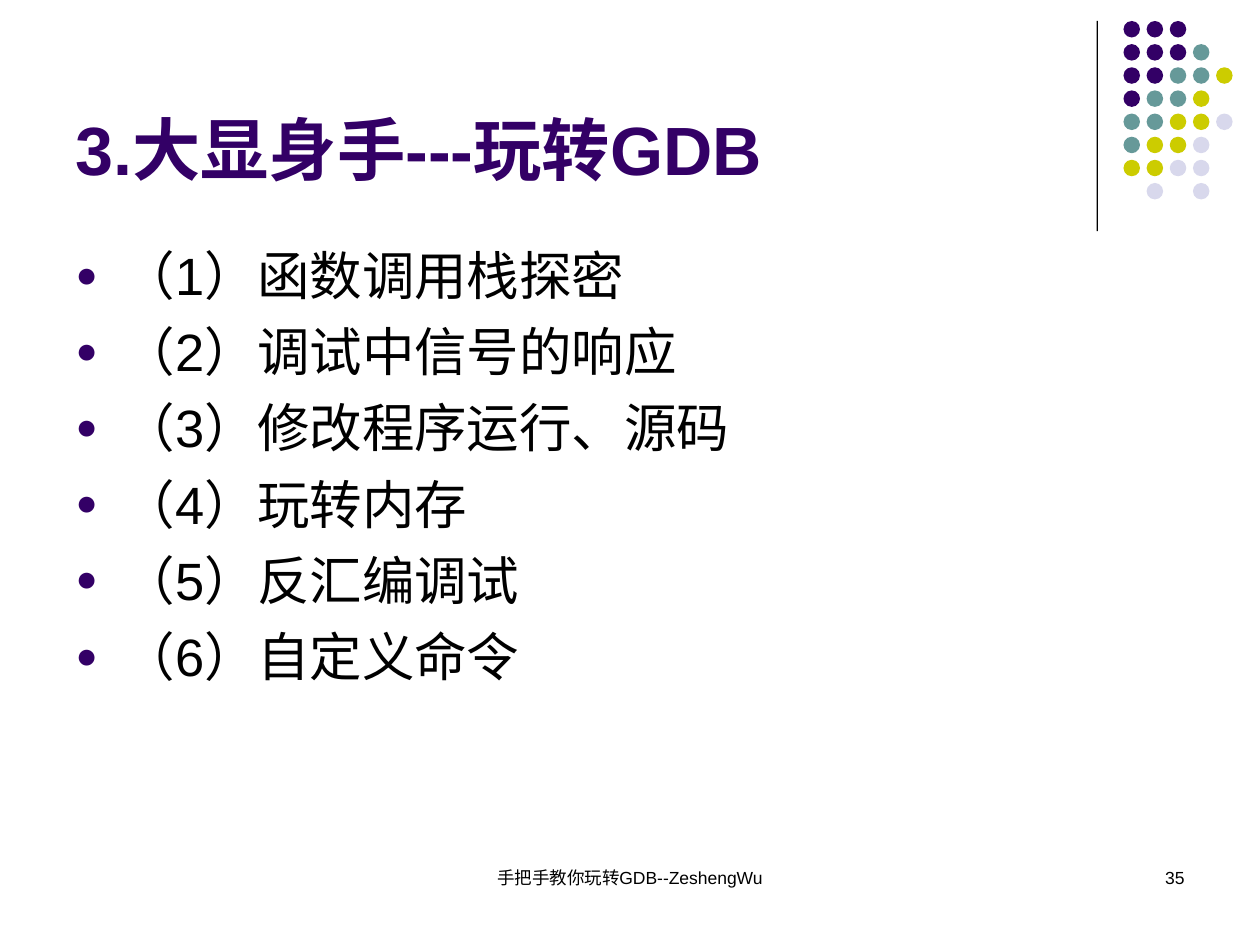
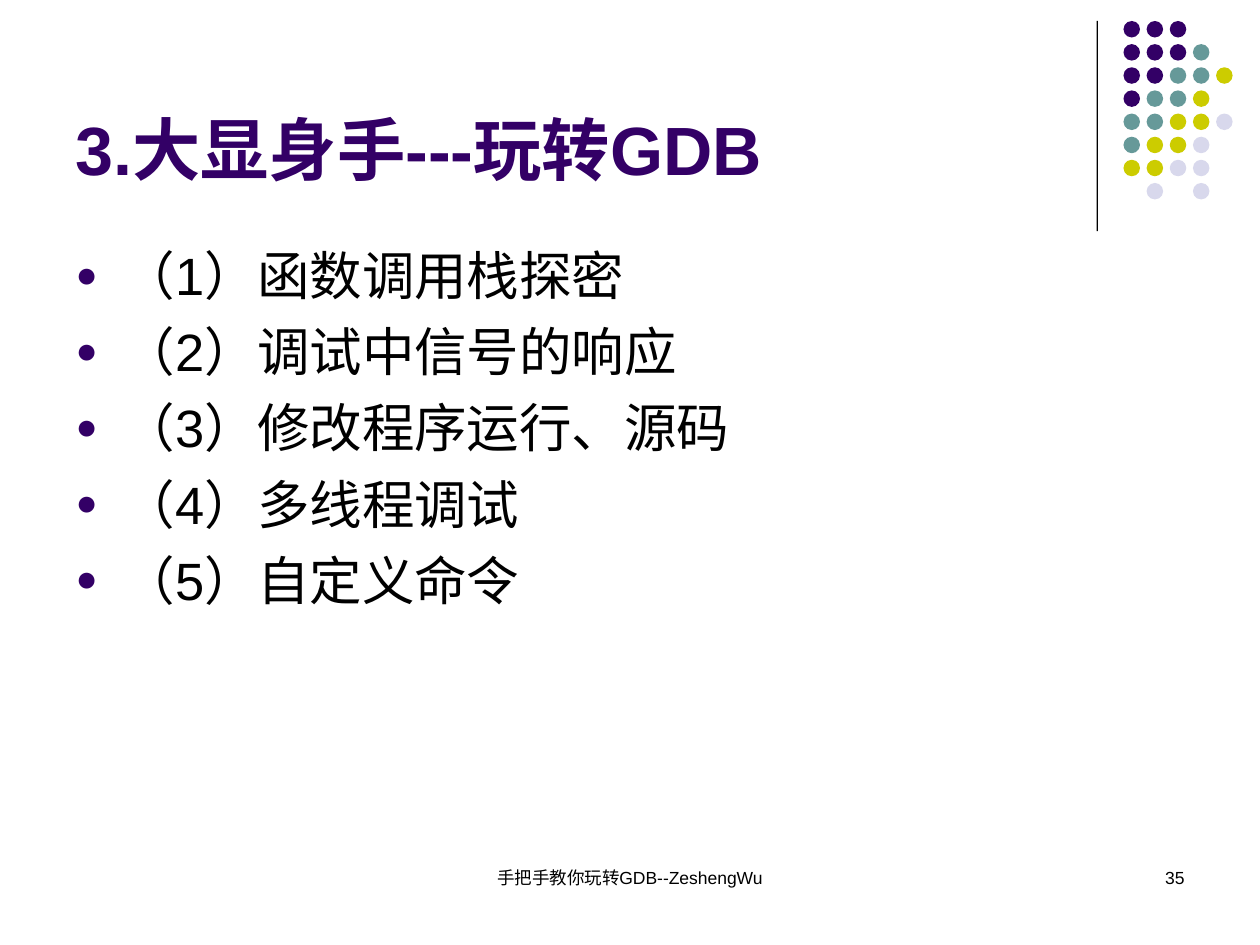
Before and after one commit to KublaikhanGeek/reactor, a slide deck: slide 35 of docs/手把手教你玩转GDB/手把手教你玩转GDB.ppt. Drawn at 1260x945 pixels with LibreOffice and Linux fonts; fonts in the diff are those of the drawing. Boxes give left, top, right and bottom in pixels: in the first picture for what was removed or moved away, otherwise in the second. Text is boxed around its words. In the diff, an @@ line names an element or a change of style, - is before the commit and + after.

```diff
--- a/docs/手把手教你玩转GDB/手把手教你玩转GDB.ppt
+++ b/docs/手把手教你玩转GDB/手把手教你玩转GDB.ppt
@@ text at <box>123,479,520,605</box>: text changed @@
-● （4）玩转内存
-● （5）反汇编调试
-● （6）自定义命令
+● （4）多线程调试
+● （5）自定义命令
```
Also in this commit, not shown: 21 other slides changed, 1 slide added, 1 slide removed, 1 other file.
